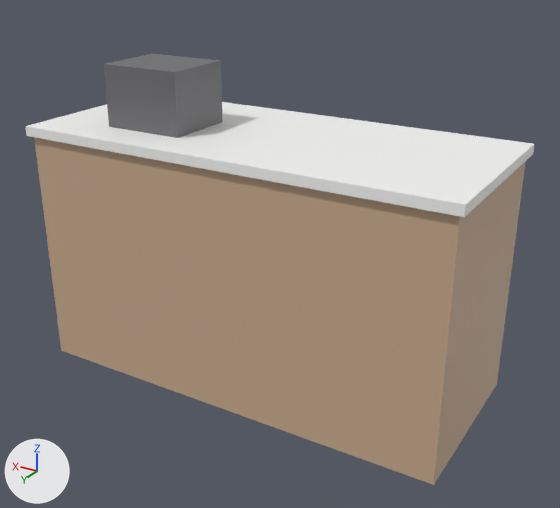
What one commit did to the glTF model assets/glb/service_counter.glb.
Before and after are seen from a 50 mm camera at (-1.562, 2.525, 1.817) aimed at (-0.066, 0.031, 0.57). Lighting does not change. The marker at lower left points along +X, +Y and +Z. The first picture is the older version. Where no turn or scale is listed for an object, it has been applied to the vertices.

The first picture shows 'geometry_0'.
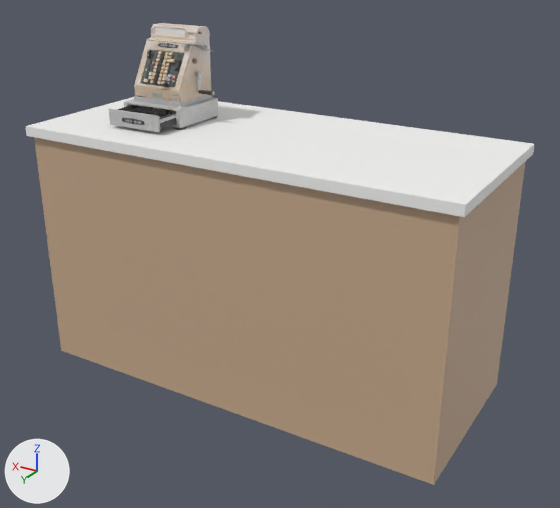
Where the change shows, as pixel boxes (x1, y1, x2, y2) in the pictures (560 x 508 px):
'geometry_0', reshaped (10% shorter)
    before: (25, 54, 534, 485)
    after: (25, 97, 534, 485)
'CashRegister_01_1_n0', added
    after: (124, 23, 218, 130)
'CashRegister_01_0_n0', added
    after: (109, 105, 176, 133)
'CashRegister_01_2_n0', added
    after: (155, 27, 194, 37)
part 1 of me_geometry_0, deleted
    before: (104, 54, 223, 138)

Diff of the bpy script that builds the scene:
```diff
--- a/assets/glb/service_counter.glb.py
+++ b/assets/glb/service_counter.glb.py
@@ img_image_4 @@
+img_image_4 = load_image('Image_4', '_unpacked/Image_4', 256, 256, 'Non-Color')
@@ img_image_5 @@
+img_image_5 = load_image('Image_5', '_unpacked/Image_5', 256, 256, 'Non-Color')
@@ img_image_0 @@
+img_image_0 = load_image('Image_0', '_unpacked/Image_0', 256, 256, 'sRGB')
@@ mat_cashregister_01_glass @@
+mat_cashregister_01_glass = bpy.data.materials.new('CashRegister_01_glass')
+# uses the picture img_image_4
+# uses the picture img_image_5
@@ mat_cashregister_01 @@
+mat_cashregister_01 = principled_material('CashRegister_01')
+mat_cashregister_01.texture = img_image_0
@@ me_geometry_0 @@
 # used by ob_geometry_0; location = (0.0, 0.0, 0.0)
-me_geometry_0.from_pydata(...)  # 24 vertices, 36 faces; spans x -0.92..0.92, y -0.4..0.4, z 0.0..1.3
+me_geometry_0.from_pydata(...)  # 16 vertices, 24 faces; spans x -0.92..0.92, y -0.4..0.4, z 0.0..1.05
+# me_geometry_0 part 1: the loose piece of 8 vertices spanning x 0.28..0.62, y -0.08..0.22, z 1.05..1.3 is deleted
 me_geometry_0.materials.append(mat_defaultmaterial)
@@ me_cashregister_01_2 @@
+me_cashregister_01_2.from_pydata(...)  # 12 vertices, 6 faces; spans x -0.07..0.137, y -0.17..-0.097, z 0.337..0.365
+me_cashregister_01_2.materials.append(mat_cashregister_01_glass)  # its picture is missing
@@ me_cashregister_01_1 @@
+me_cashregister_01_1.from_pydata(...)  # 5486 vertices, 8921 faces; spans x -0.18..0.18, y -0.187..0.074, z 0.0..0.373
+me_cashregister_01_1.materials.append(mat_cashregister_01)  # picture img_image_0
@@ me_cashregister_01_0 @@
+me_cashregister_01_0.from_pydata(...)  # 730 vertices, 1000 faces; spans x -0.092..0.161, y -0.009..0.187, z 0.012..0.076
+me_cashregister_01_0.materials.append(mat_cashregister_01)  # picture img_image_0
@@ ob_cashregister_01_2_n0 @@
+ob_cashregister_01_2_n0 = bpy.data.objects.new('CashRegister_01_2_n0', me_cashregister_01_2)
+ob_cashregister_01_2_n0.location = (0.45, 0.05, 1.05)
@@ ob_cashregister_01_1_n0 @@
+ob_cashregister_01_1_n0 = bpy.data.objects.new('CashRegister_01_1_n0', me_cashregister_01_1)
+ob_cashregister_01_1_n0.location = (0.45, 0.05, 1.05)
@@ ob_cashregister_01_0_n0 @@
+ob_cashregister_01_0_n0 = bpy.data.objects.new('CashRegister_01_0_n0', me_cashregister_01_0)
+ob_cashregister_01_0_n0.location = (0.45, 0.05, 1.05)
```
